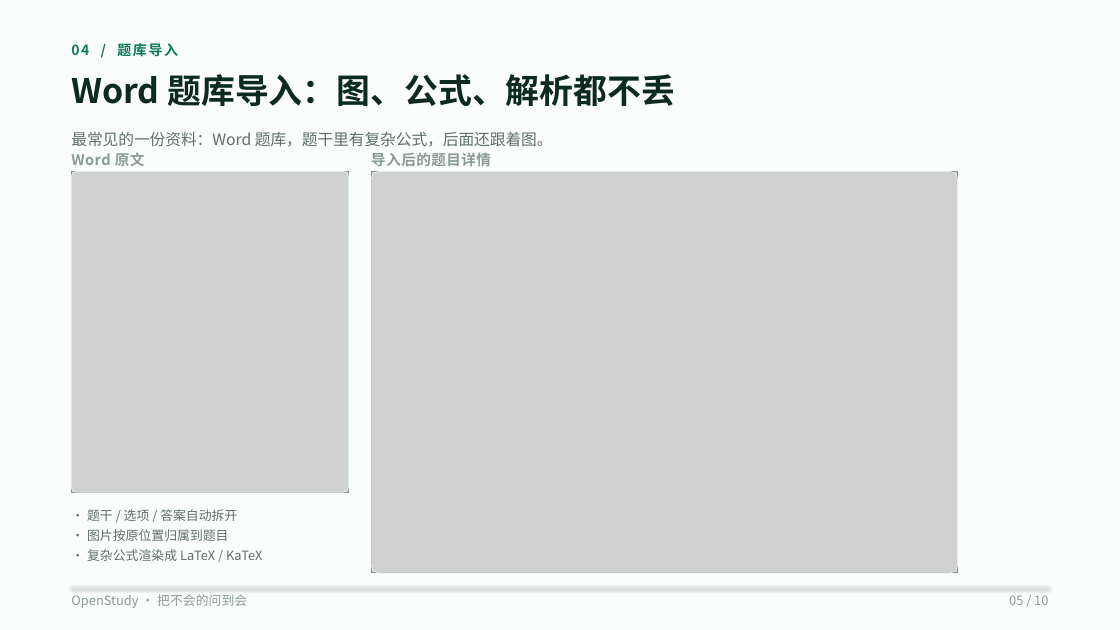
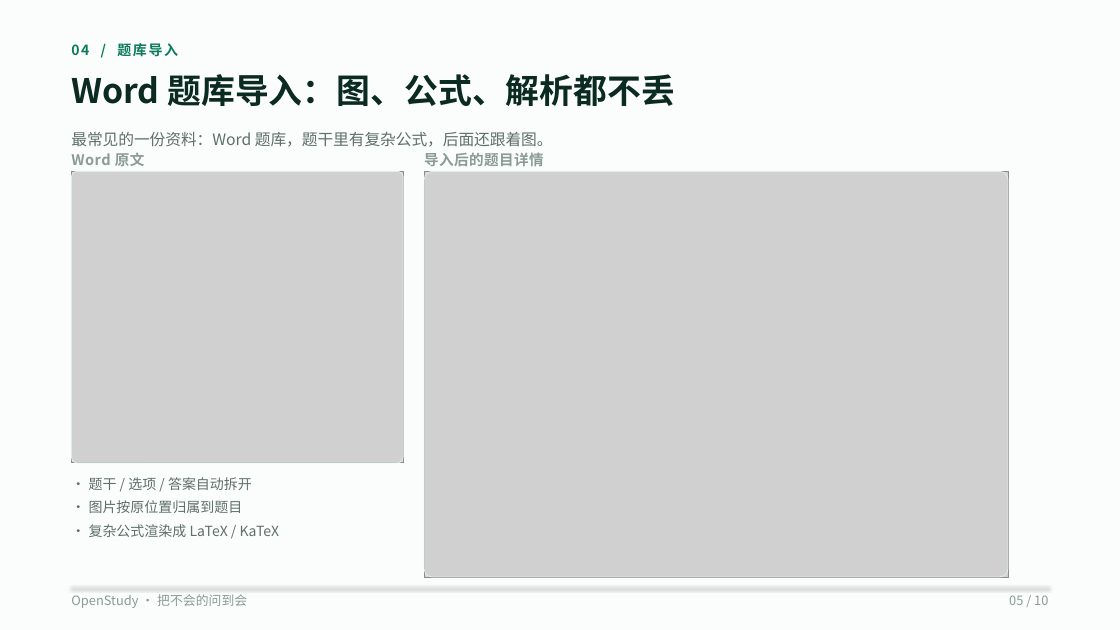
Before and after one commit to wufeng1234567/openstudy-fastapi-ts, a slide deck: slide 5 of doc/competition/OpenStudy-10页-V3-码道版.pptx. Drawn at 1120x630 pixels with LibreOffice and Linux fonts; fonts in the diff are those of the drawing; grey boxes stand for pictures. Boxes give left, top, right and bottom in pixels: in the first picture for what was removed or moved away, otherwise in the second. Text is boxed around its words. In the diff, an @@ line names an element or a change of style, - is before the commit and + after.

Commit message:
docs: 优化 PPT 资料空间与 Word 题库导入示意

```diff
--- a/doc/competition/OpenStudy-10页-V3-码道版.pptx
+++ b/doc/competition/OpenStudy-10页-V3-码道版.pptx
@@ picture: place and size @@
-picture at (71,171,349,492)
+picture at (71,171,403,463)
@@ rounded rectangle: place and size @@
-rounded rectangle at (71,171,349,492)
+rounded rectangle at (71,171,403,463)
@@ text "导入后的题目详情": place and size @@
-text "导入后的题目详情" at (371,152,491,166)
+text "导入后的题目详情" at (424,152,544,166)
@@ picture: place and size @@
-picture at (371,171,958,573)
+picture at (424,171,1008,577)
@@ rounded rectangle: place and size @@
-rounded rectangle at (371,171,958,573)
+rounded rectangle at (424,171,1008,577)
@@ size 11 to 12 pt in 3 elements at (89,524,280,537), (89,500,243,513), (89,477,252,490) @@
@@ text "· 题干 / 选项 / ...": place and size @@
-text "· 题干 / 选项 / ..." at (87,509,237,521)
+text "· 题干 / 选项 / ..." at (89,477,252,490)
@@ text "· 图片按原位置归属到题目": place and size @@
-text "· 图片按原位置归属到题目" at (87,529,228,541)
+text "· 图片按原位置归属到题目" at (89,500,243,513)
@@ text "· 复杂公式渲染成 LaTeX / KaTeX": place and size @@
-text "· 复杂公式渲染成 LaTeX / KaTeX" at (87,549,262,561)
+text "· 复杂公式渲染成 LaTeX / KaTeX" at (89,524,280,537)
```
Also in this commit, not shown: 2 other slides changed, 12 other files.
